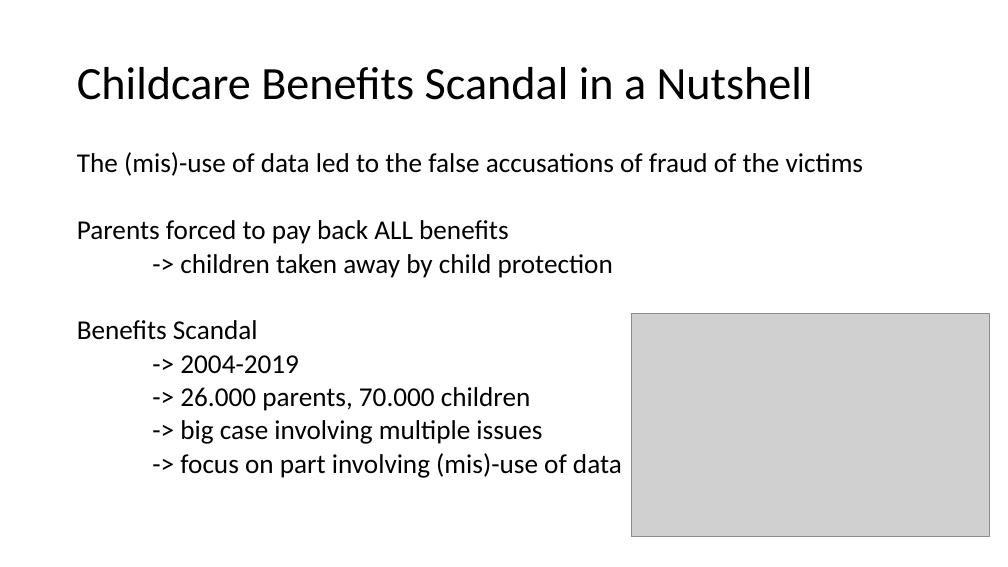
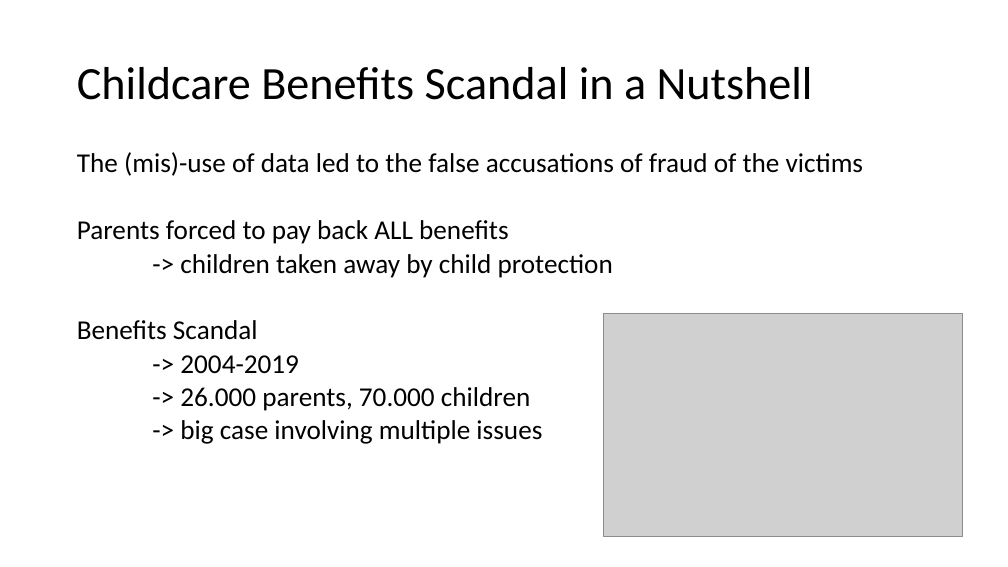
Before and after one commit to Thijmen18/codeclan_homework_ThijmenB, a slide deck: slide 4 of week_03/day_4/Presentation_data_ethics.pptx. Drawn at 1008x567 pixels with LibreOffice and Linux fonts; fonts in the diff are those of the drawing; grey boxes stand for pictures. Boxes give left, top, right and bottom in pixels: in the first picture for what was removed or moved away, otherwise in the second. Text is boxed around its words. In the diff, an @@ line names an element or a change of style, - is before the commit and + after.

```diff
--- a/week_03/day_4/Presentation_data_ethics.pptx
+++ b/week_03/day_4/Presentation_data_ethics.pptx
@@ picture: place and size @@
-picture at (631,313,991,537)
+picture at (604,313,963,537)
@@ text at (180,453,622,478): paragraph removed @@
--> focus on part involving (mis)-use of data
```
Also in this commit, not shown: 4 other slides changed, 1 other file.
